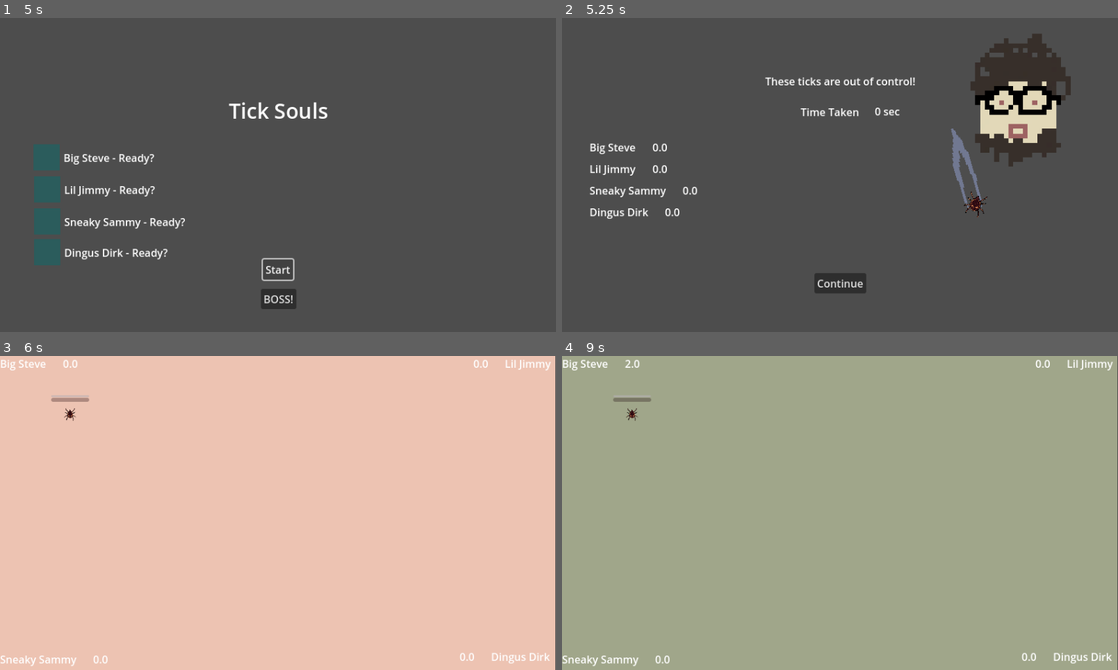
Above: before the commit, frames 1-4 (two rows, left to right).
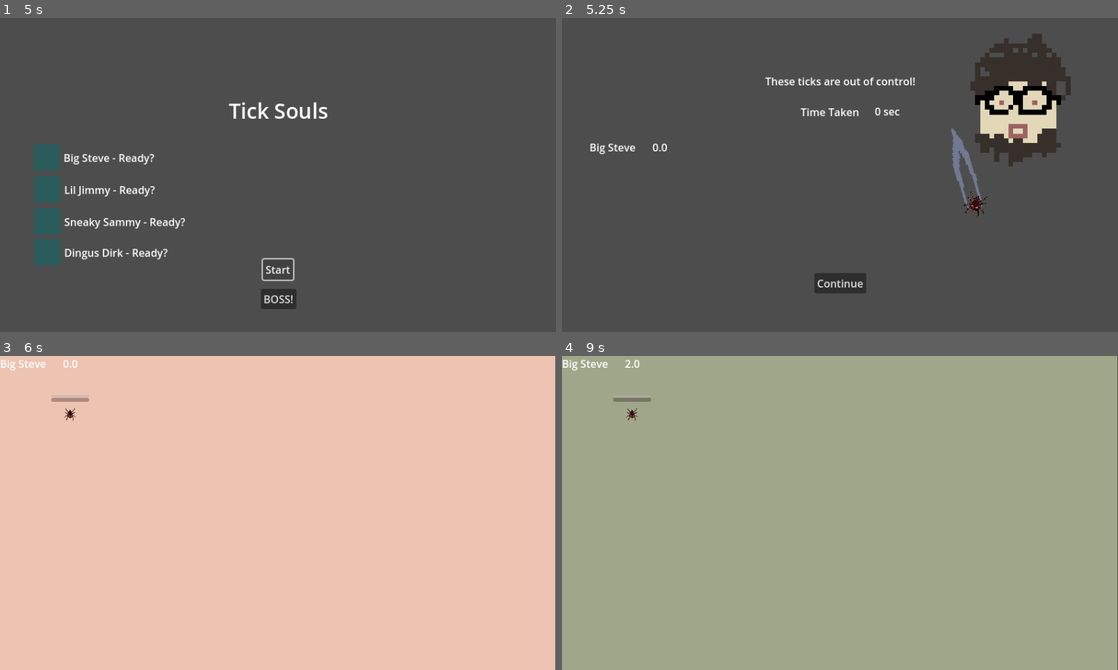
Above: after the commit, the same moments.

Repository: Topech/tick-souls
Game: Godot game, scene res://main_scene.tscn
Two runs of this game, one before a commit and one after it. Both use one fixed random seed, a clock stepped at 60 frames per second and the inputs below.
Inputs:
- Up to frame 1 (5 s): click "Start" at 0.5 s; click "Start" at 1.25 s; click "BOSS!" at 2 s; click "BOSS!" at 2.75 s; click "BOSS!" at 3.5 s; click "Start" at 4.25 s
- Up to frame 2 (5.25 s): tap Enter (ui_accept) at 5 s; hold P from 5.03 s (still down)
- Up to frame 3 (6 s): tap Enter (ui_accept) at 5.27 s; release P at 5.75 s; click "Continue" at 5.75 s
- Up to frame 4 (9 s): tap Enter (ui_accept) at 6.5, 6.77, 8 s; tap P at 6.6 s; click "Continue" at 7.25 s; hold P 8.03-8.75 s; click "Continue" at 8.75 s

Frame 1 is identical in both runs. In frame 2, 0.6% of the frame differs, in the area x 5-25%, y 46-64%; in frame 3, 0.4%; in frame 4, 0.5%.

Commit message:
only show relevant player scores

Diff:
--- a/player/player_score_label.gd
+++ b/player/player_score_label.gd
@@ -6,6 +6,13 @@
 @onready var name_label = $NameLabel
 @onready var score_label = $ScoreLabel
 
+func _ready() -> void:
+	visible = false
+	# yes this is very efficient
+	for id in PlayerInputDevices.get_all_players():
+		if id == player_id:
+			visible = true
+
 
 func _process(_delta: float) -> void:
 	var player_details: Global.PlayerDetails = Global.player_details_lookup[player_id]
--- a/root_scenes/round/round.gd
+++ b/root_scenes/round/round.gd
@@ -40,7 +40,8 @@
 	# give time to delete player so it can go off screen
 	var timer = get_tree().create_timer(3.0)
 	timer.timeout.connect(func():
-		player.queue_free()
+		if player != null:
+			player.queue_free()
 	)
 
 
